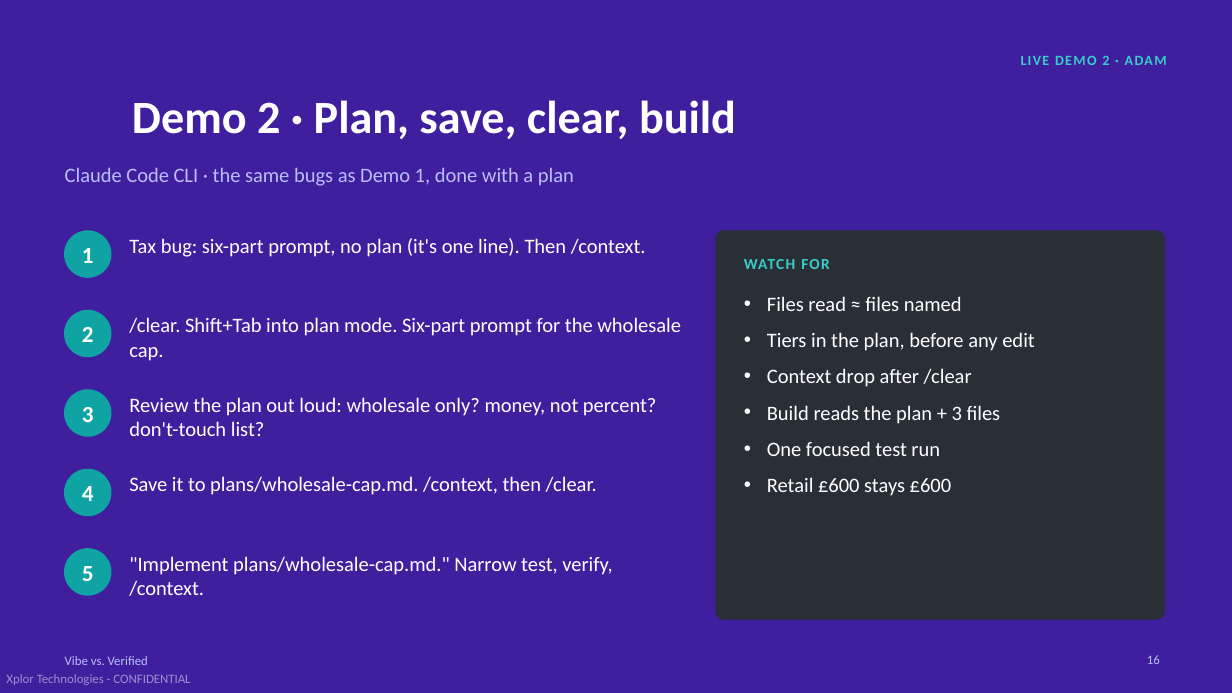
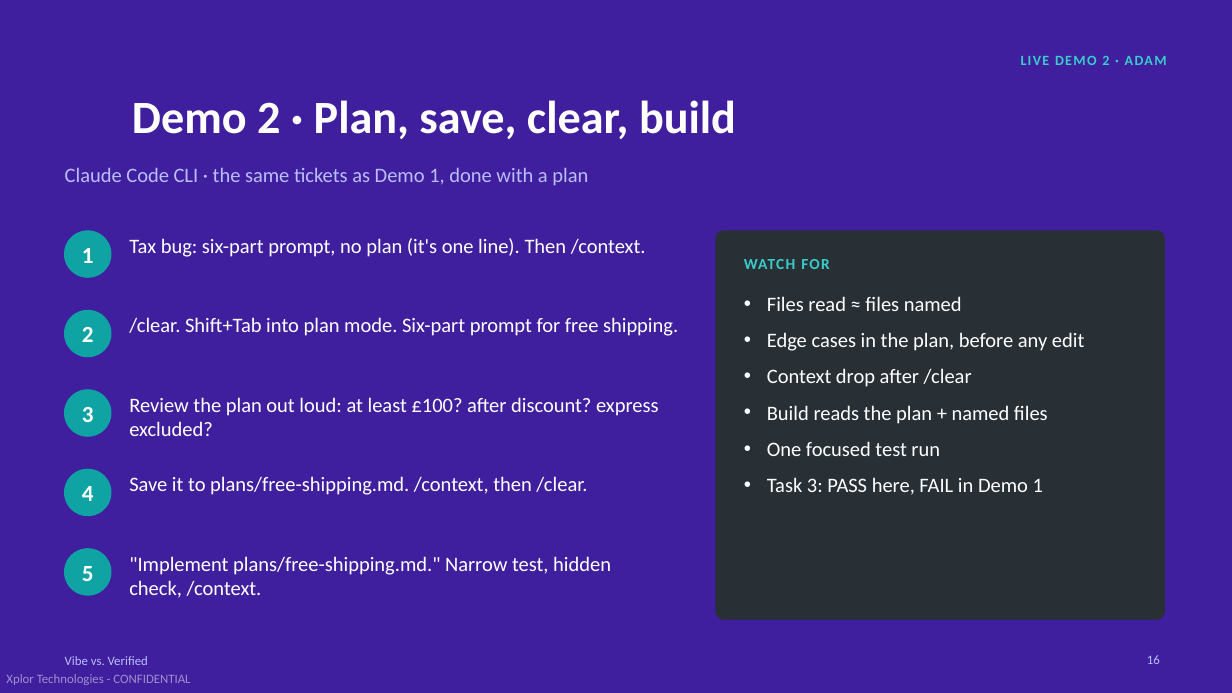
Before and after one commit to AdamMiddendorf/token-efficiency-demo, a slide deck: slide 16 of presentation/vibe-vs-verified.pptx. Drawn at 1232x693 pixels with LibreOffice and Linux fonts; fonts in the diff are those of the drawing. Boxes give left, top, right and bottom in pixels: in the first picture for what was removed or moved away, otherwise in the second. Text is boxed around its words. In the diff, an @@ line names an element or a change of style, - is before the commit and + after.

```diff
--- a/presentation/vibe-vs-verified.pptx
+++ b/presentation/vibe-vs-verified.pptx
@@ text at (65,168,588,186): text changed @@
-Claude Code CLI · the same bugs as Demo 1, done with a plan
+Claude Code CLI · the same tickets as Demo 1, done with a plan
@@ text at (129,317,678,336): text changed @@
-/clear. Shift+Tab into plan mode. Six-part prompt for the wholesale cap.
+/clear. Shift+Tab into plan mode. Six-part prompt for free shipping.
@@ text at (767,332,1084,351): text changed @@
-• Tiers in the plan, before any edit
+• Edge cases in the plan, before any edit
@@ text at (129,397,659,436): text changed @@
-Review the plan out loud: wholesale only? money, not percent? don't-touch list?
+Review the plan out loud: at least £100? after discount? express excluded?
@@ text at (767,405,1048,424): text changed @@
-• Build reads the plan + 3 files
+• Build reads the plan + named files
@@ text at (129,476,587,495): text changed @@
-Save it to plans/wholesale-cap.md. /context, then /clear.
+Save it to plans/free-shipping.md. /context, then /clear.
@@ text at (767,477,1043,495): text changed @@
-• Retail £600 stays £600
+• Task 3: PASS here, FAIL in Demo 1
@@ text at (129,556,611,598): text changed @@
-"Implement plans/wholesale-cap.md." Narrow test, verify, /context.
+"Implement plans/free-shipping.md." Narrow test, hidden check, /context.
```
Also in this commit, not shown: 8 other slides changed, 9 other files.
